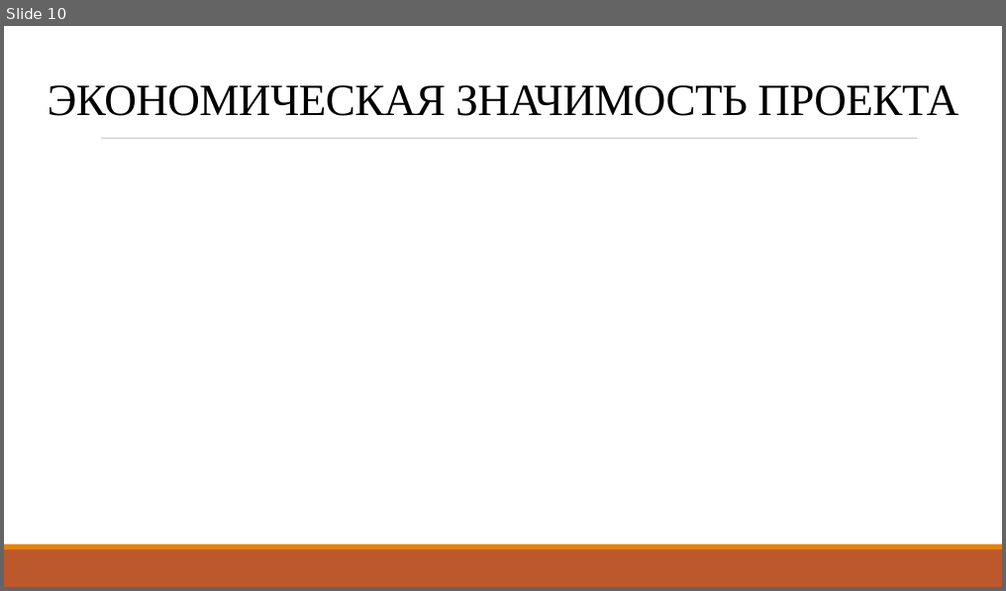
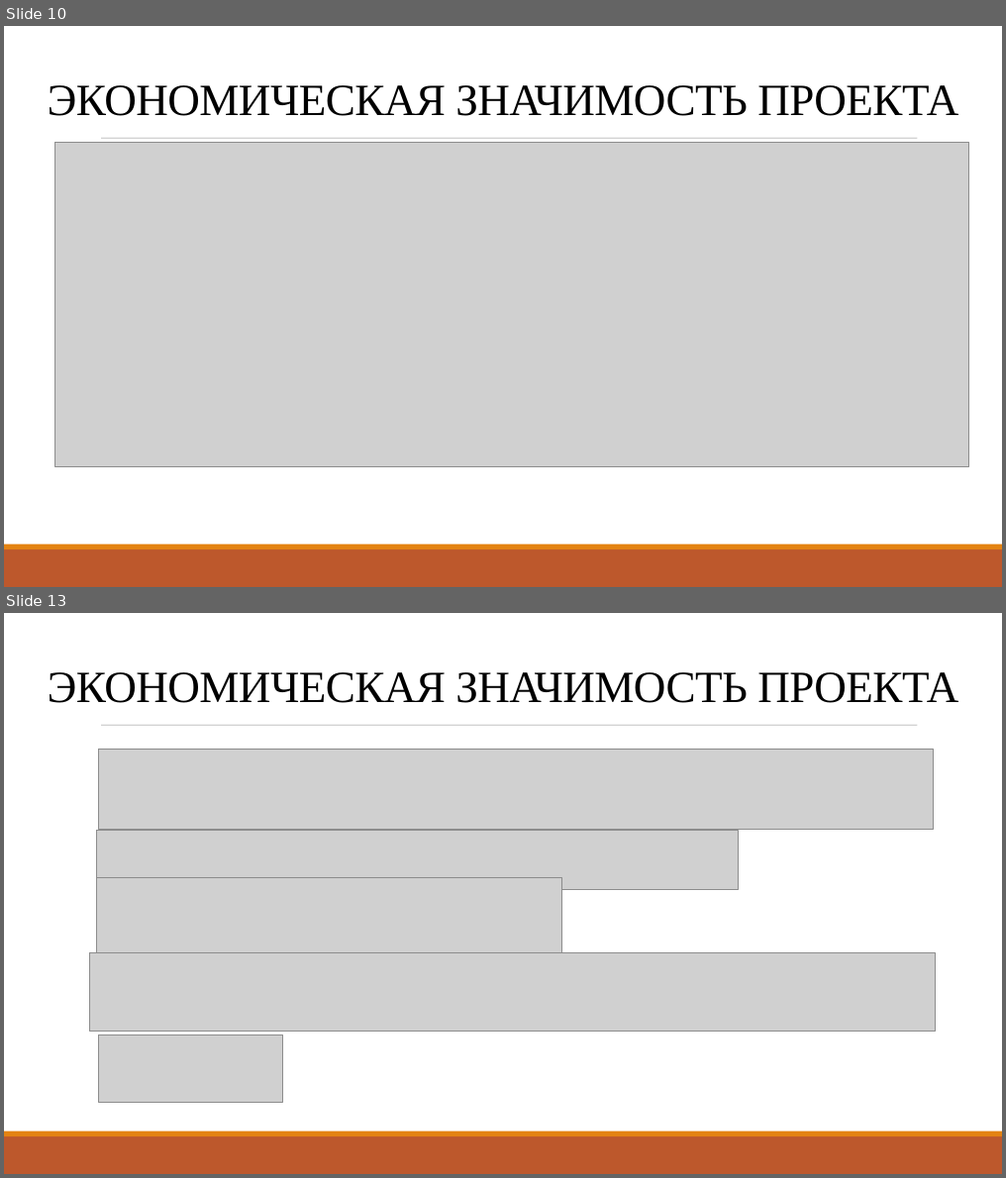
Before and after one commit to kul2002il/lab, a slide deck: Кулманаков Илья.pptx. Shown one above the other, each under a label of ours: slide 10 before the commit, slides 10 and 13 after it; the slides between them are not shown. The pictures are 1006x591 and 1006x1178 pixels, drawn with LibreOffice and Linux fonts; fonts in the diff are those of the drawing; grey boxes stand for pictures. Boxes give left, top, right and bottom in pixels: in the first picture for what was removed or moved away, otherwise in the second. Text is boxed around its words. In the diff, an @@ line names an element or a change of style, - is before the commit and + after.

Commit message:
Презентация — Исправление эконом. части

```diff
--- a/Кулманаков Илья.pptx
+++ b/Кулманаков Илья.pptx
@@ slide 13 added at box(4, 613, 1002, 1174), background #FFFFFF; not listed: 3 template elements that a slide beside it also shows @@
@@ text added at box(48, 672, 958, 703), 43 pt, text #000000 @@
+ЭКОНОМИЧЕСКАЯ ЗНАЧИМОСТЬ ПРОЕКТА
@@ picture added at box(98, 749, 934, 830) @@
@@ picture added at box(97, 830, 738, 890) @@
@@ picture added at box(97, 878, 561, 961) @@
@@ picture added at box(89, 953, 936, 1032) @@
@@ picture added at box(98, 1035, 283, 1103) @@
@@ slide 10 changed as well @@
@@ picture added at box(55, 142, 969, 467) @@
```
Also in this commit, not shown: 2 other slides added, 1 other file.
